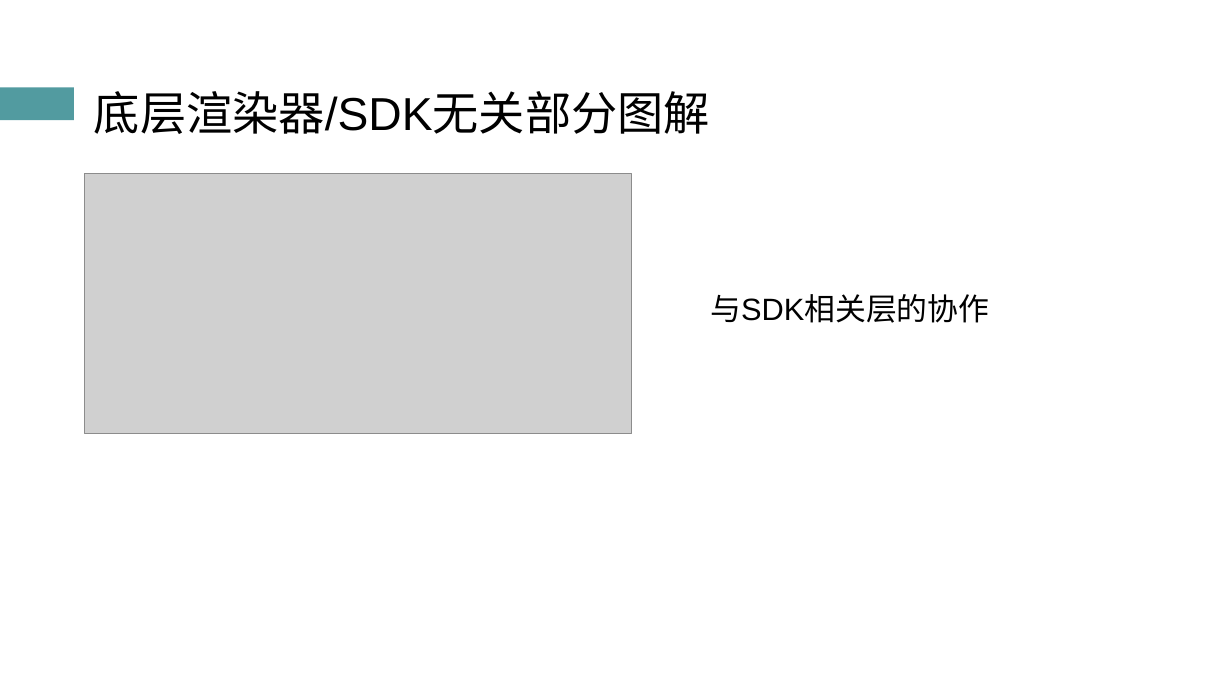
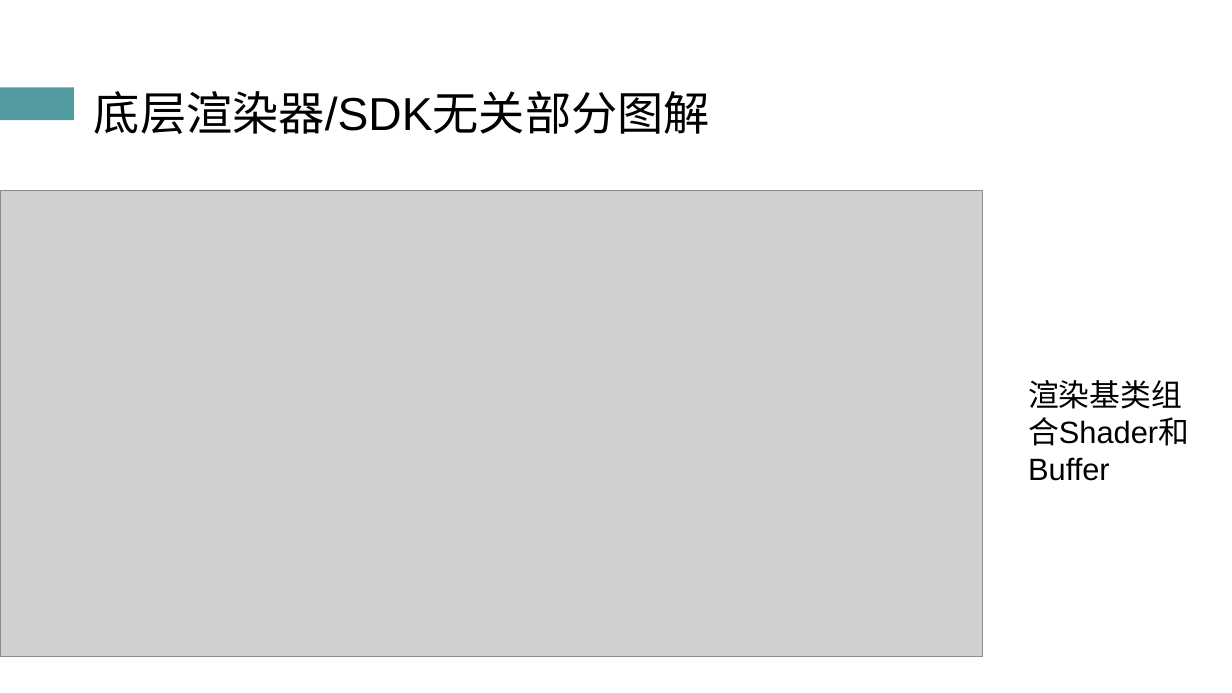
Before and after one commit to atom-chen/Main, a slide deck: slide 23 of OpenGL/答辩PPT.pptx. Drawn at 1232x693 pixels with LibreOffice and Linux fonts; fonts in the diff are those of the drawing; grey boxes stand for pictures. Boxes give left, top, right and bottom in pixels: in the first picture for what was removed or moved away, otherwise in the second. Text is boxed around its words. In the diff, an @@ line names an element or a change of style, - is before the commit and + after.

```diff
--- a/OpenGL/答辩PPT.pptx
+++ b/OpenGL/答辩PPT.pptx
@@ picture: place and size @@
-picture at <box>85,174,632,433</box>
+picture at <box>0,190,982,657</box>
@@ text removed at <box>710,294,989,323</box> @@
-与SDK相关层的协作
@@ text added at <box>1028,380,1189,446</box>, 24 pt, text #000000 @@
+渲染基类组合Shader和Buffer
```
Also in this commit, not shown: 18 other slides changed, 1 slide removed, 50 other files.
